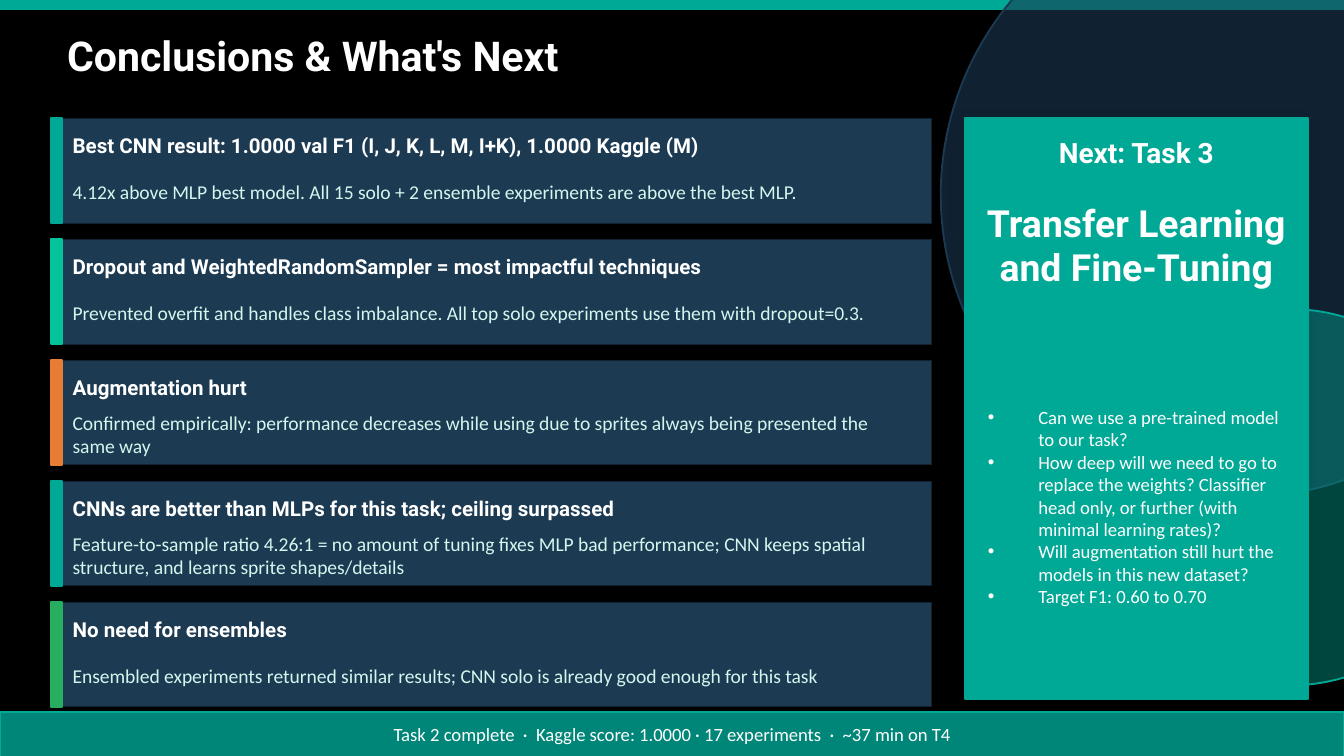
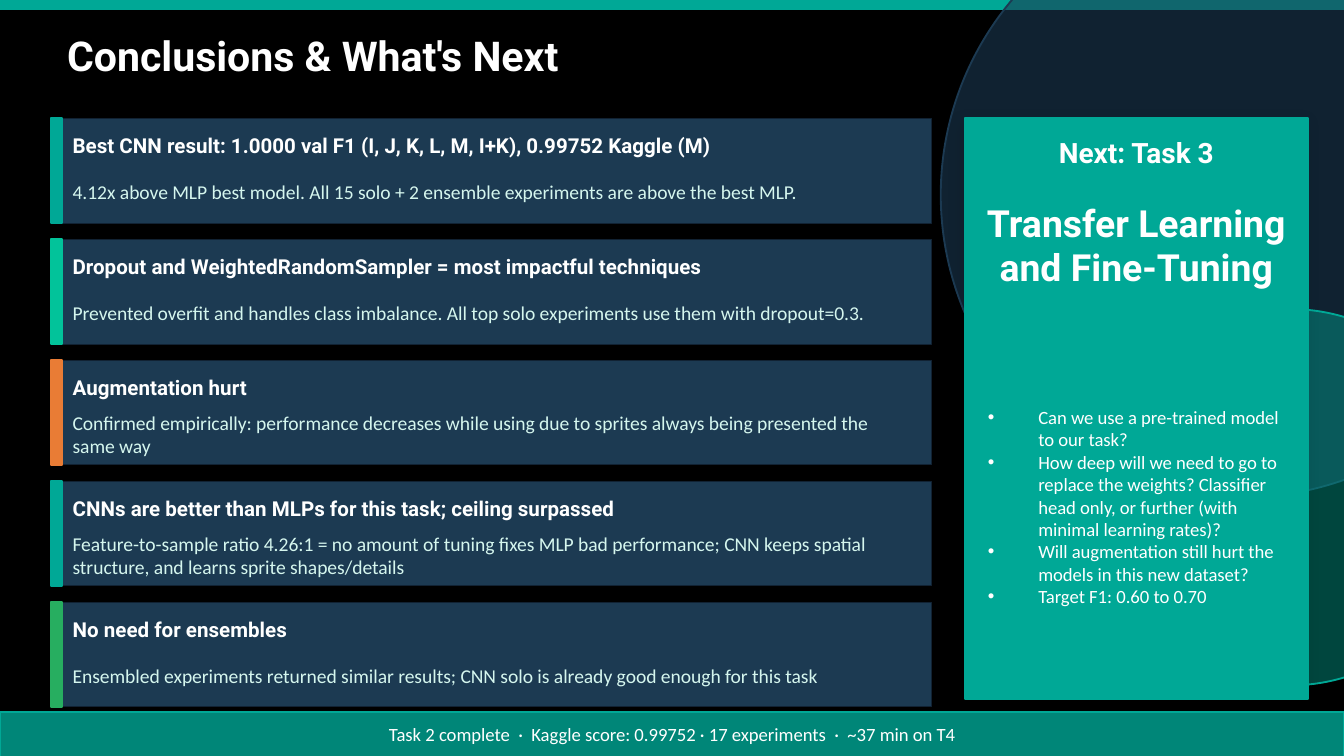
Before and after one commit to fmssilva/DL_Proj, a slide deck: slide 26 of assignment_1/task2/Task2_report.pptx. Drawn at 1344x756 pixels with LibreOffice and Linux fonts; fonts in the diff are those of the drawing. Boxes give left, top, right and bottom in pixels: in the first picture for what was removed or moved away, otherwise in the second. Text is boxed around its words. In the diff, an @@ line names an element or a change of style, - is before the commit and + after.

```diff
--- a/assignment_1/task2/Task2_report.pptx
+++ b/assignment_1/task2/Task2_report.pptx
@@ text at box(73, 137, 710, 158): text changed @@
-Best CNN result: 1.0000 val F1 (I, J, K, L, M, I+K), 1.0000 Kaggle (M)
+Best CNN result: 1.0000 val F1 (I, J, K, L, M, I+K), 0.99752 Kaggle (M)
@@ text at box(389, 728, 956, 745): text changed @@
-Task 2 complete · Kaggle score: 1.0000 · 17 experiments · ~37 min on T4
+Task 2 complete · Kaggle score: 0.99752 · 17 experiments · ~37 min on T4
```
Also in this commit, not shown: 26 other slides changed, 1 other file.
